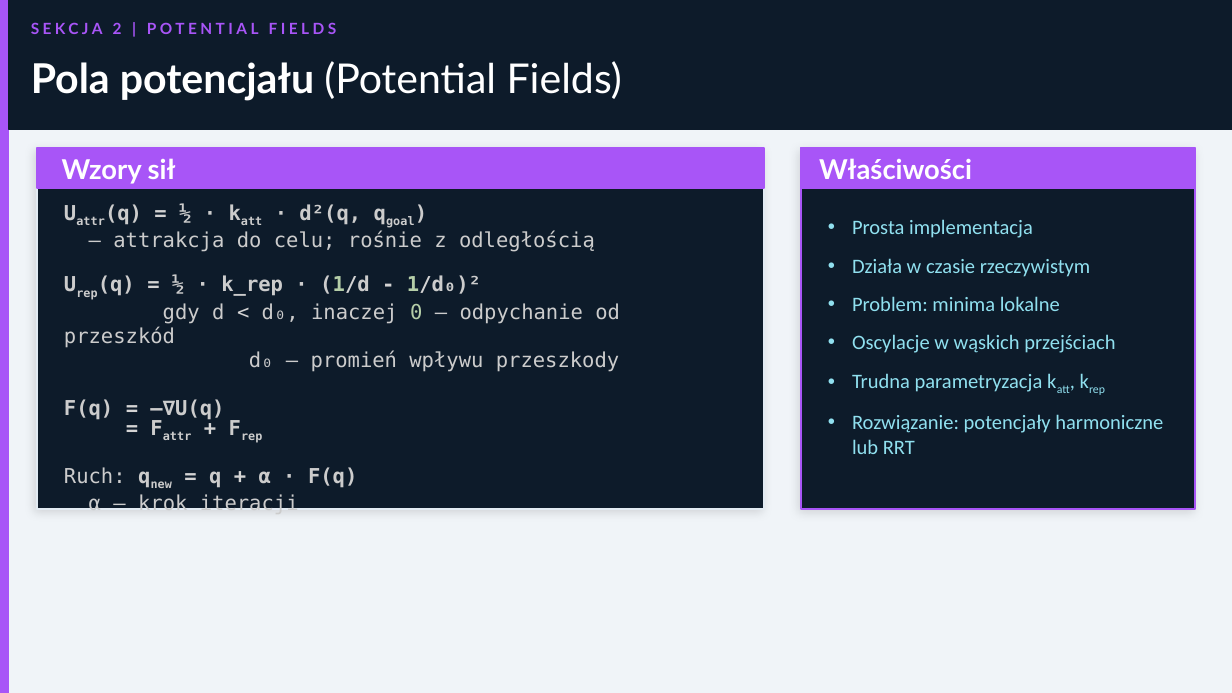
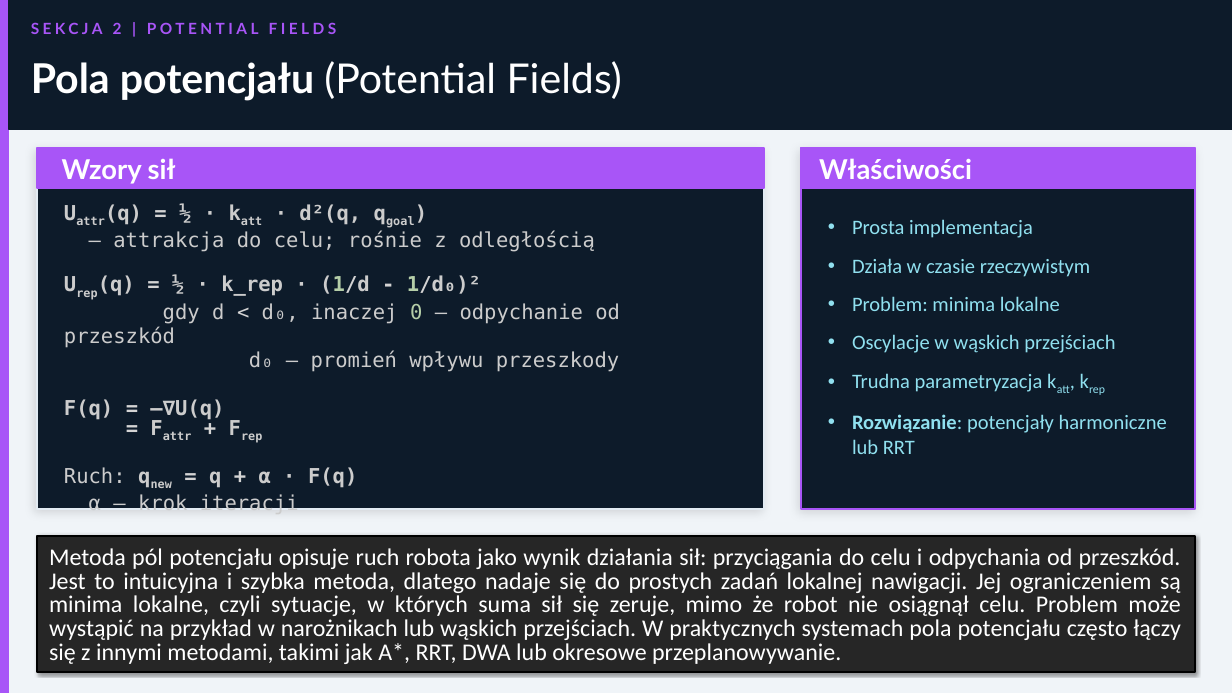
Before and after one commit to MatPomGit/MobileHub, a slide deck: slide 19 of zajecia/robo/robo_w3.pptx (slide 16 before the commit). Drawn at 1232x693 pixels with LibreOffice and Linux fonts; fonts in the diff are those of the drawing. Boxes give left, top, right and bottom in pixels: in the first picture for what was removed or moved away, otherwise in the second. Text is boxed around its words. In the diff, an @@ line names an element or a change of style, - is before the commit and + after.

```diff
--- a/zajecia/robo/robo_w3.pptx
+++ b/zajecia/robo/robo_w3.pptx
@@ text at [852, 414, 1167, 454]: bold on in "Rozwiązanie:" @@
@@ rectangle added at [37, 536, 1195, 671], fill #262626, outline #000000 1.5 pt, 14 pt, text #FFFFFF @@
+Metoda pól potencjału opisuje ruch robota jako wynik działania sił: przyciągania do celu i odpychania od przeszkód. Jest to intuicyjna i szybka metoda, dlatego nadaje się do prostych zadań lokalnej nawigacji. Jej ograniczeniem są minima lokalne, czyli sytuacje, w których suma sił się zeruje, mimo że robot nie osiągnął celu. Problem może wystąpić na przykład w narożnikach lub wąskich przejściach. W praktycznych systemach pola potencjału często łączy się z innymi metodami, takimi jak A*, RRT, DWA lub okresowe przeplanowywanie.
```
Also in this commit, not shown: 23 other slides changed, 14 slides added, 4 slides removed, 3 other files.
